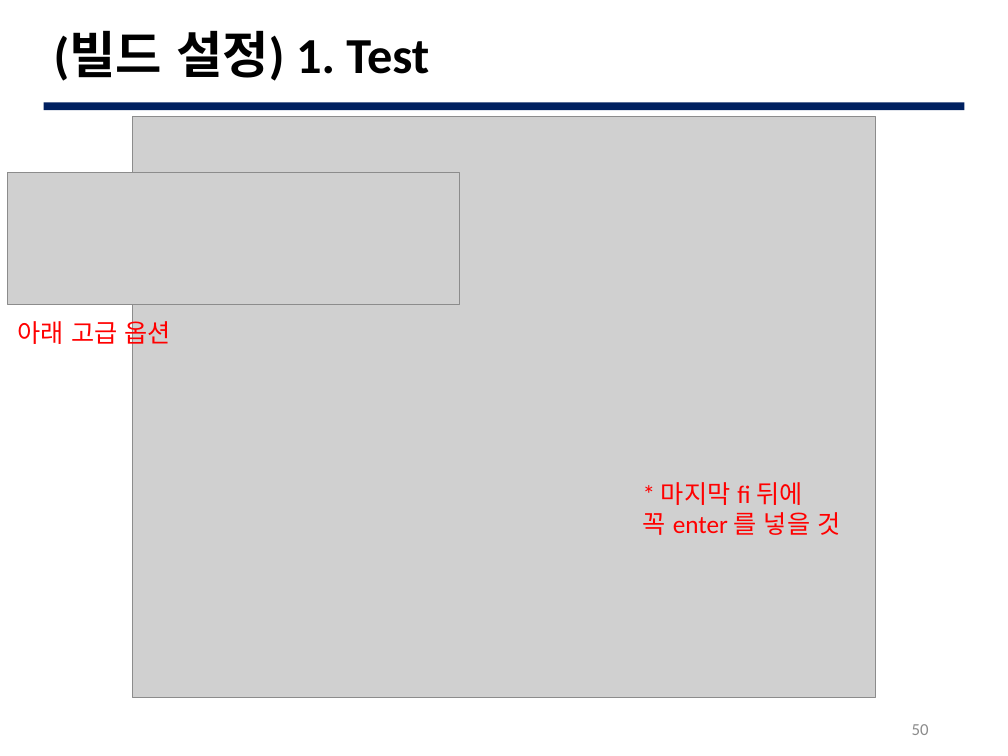
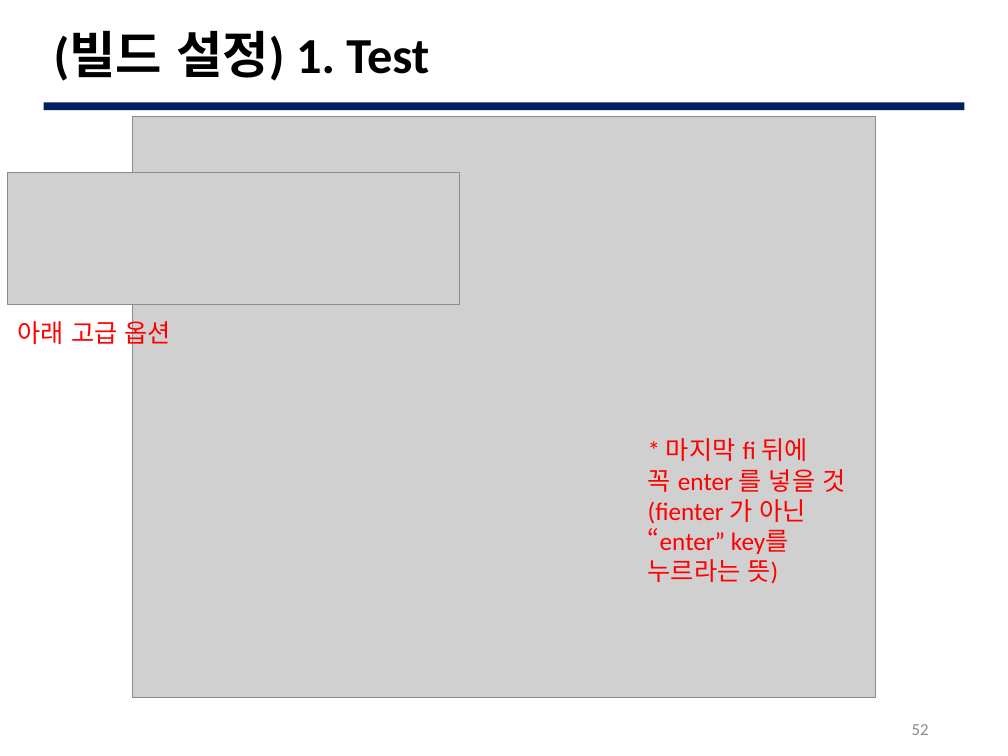
Before and after one commit to JBNU-JEduTools/osscourse, a slide deck: slide 52 of Slides/15. 개발 프로세스 실습 3.pptx (slide 50 before the commit). Drawn at 1008x756 pixels with LibreOffice and Linux fonts; fonts in the diff are those of the drawing; grey boxes stand for pictures; background and template pictures are left out. Boxes give left, top, right and bottom in pixels: in the first picture for what was removed or moved away, otherwise in the second. Text is boxed around its words. In the diff, an @@ line names an element or a change of style, - is before the commit and + after.

```diff
--- a/Slides/15. 개발 프로세스 실습 3.pptx
+++ b/Slides/15. 개발 프로세스 실습 3.pptx
@@ text "* 마지막 fi 뒤에": place and size @@
-text "* 마지막 fi 뒤에" at [643,482,840,535]
+text "* 마지막 fi 뒤에" at [648,438,845,583]
@@ text at [648,469,845,583]: text changed @@
-꼭 enter 를 넣을 것
+꼭 enter 를 넣을 것(fienter 가 아닌 “enter” key를 누르라는 뜻)
@@ page number at [912,724,929,735]: text changed @@
-50
+52
```
Also in this commit, not shown: 3 other slides changed, 2 slides added.
